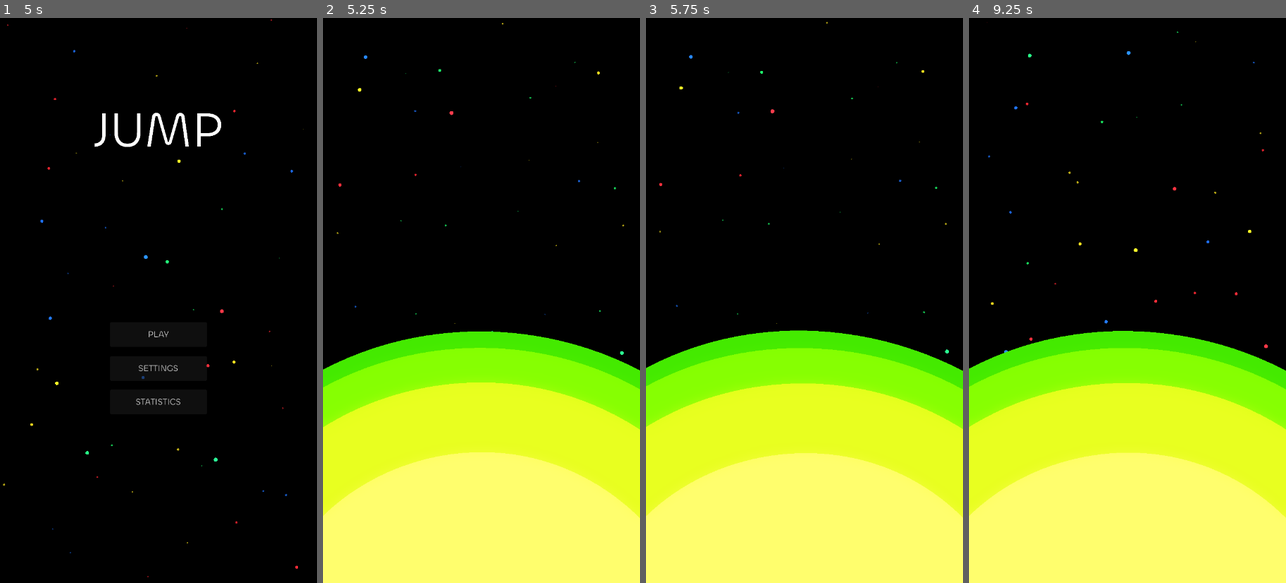
Above: before the commit, frames 1-4 (left to right).
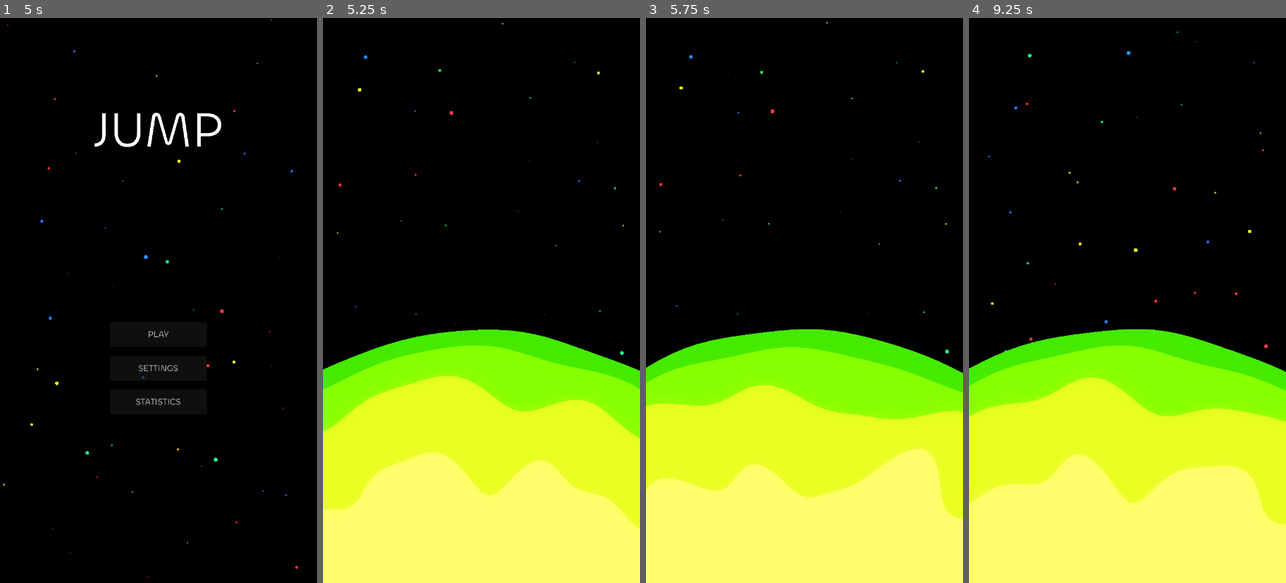
Above: after the commit, the same moments.

Repository: ganbay/jump-game
Game: Godot game, scene res://scenes/main_menu.tscn
Two runs of this game, one before a commit and one after it. Both use one fixed random seed, a clock stepped at 60 frames per second and the inputs below. Sound files missing from this copy of the repository are replaced by a short silence.
Inputs (mouse positions are in pixels of both pictures, inside the frame that each line leads up to):
- Up to frame 1 (5 s): click "SETTINGS" at 0.5 s; click "CHARACTER: BLOB" at 1.25 s; click "CHARACTER: PLASMA" at 2 s; click "TRAIL: ON" at 2.75 s; click "TRAIL: OFF" at 3.5 s; click "BACK" at 4.25 s
- Up to frame 2 (5.25 s): click "PLAY" at 5 s
- Up to frame 3 (5.75 s): no input
- Up to frame 4 (9.25 s): tap Enter at 5.75 s; move the mouse to (1197, 272) at 5.77 s; hold Right (ui_right) 5.78-6.5 s; click (1197, 272) at 5.92 s; tap Space at 6.02, 6.32 s; drag from (1064, 328) to (1022, 170) at 6.52 s; move the mouse to (1159, 176) at 7.27 s; hold Right (ui_right) 7.28-8 s; drag from (1111, 413) to (1022, 447) at 8.02 s; click "RESTART" at 8.75 s

Frame 1 is identical in both runs. In frame 2, 4.3% of the frame differs, in the area x 0-100%, y 55-91%; in frame 3, 6.8%, in the area x 0-100%, y 55-89%; in frame 4, 5.1%.

Commit message:
intro animation improvements, other improvements

Diff:
--- a/project.godot
+++ b/project.godot
@@ -12,10 +12,8 @@
 
 config/name="JUMP"
 run/main_scene="res://scenes/main_menu.tscn"
-; Phones with 90/120 Hz panels otherwise render at panel rate, doubling GPU
-; cost for a game that only needs 60. Raise once the frame budget allows it.
+config/features=PackedStringArray("4.7", "Mobile")
 run/max_fps=60
-config/features=PackedStringArray("4.7", "Mobile")
 config/icon="res://icon.svg"
 
 [autoload]
@@ -29,8 +27,6 @@
 
 window/size/viewport_width=720
 window/size/viewport_height=1280
-; "viewport" renders at 720x1280 and upscales, instead of rendering the whole
-; glow/HDR pipeline at the phone's native resolution (often 1080x2400+).
 window/stretch/mode="viewport"
 window/stretch/aspect="expand"
 window/handheld/orientation=1
--- a/scenes/main.tscn
+++ b/scenes/main.tscn
@@ -7,6 +7,7 @@
 [ext_resource type="PackedScene" path="res://scenes/background_particles.tscn" id="5_bgparticles"]
 [ext_resource type="Script" path="res://scripts/intro.gd" id="6_intro"]
 [ext_resource type="Script" path="res://scripts/plasma_blob.gd" id="7_plasma"]
+[ext_resource type="Script" path="res://scripts/streak_embers.gd" id="8_embers"]
 
 [sub_resource type="Environment" id="Environment_neon"]
 background_mode = 3
@@ -68,16 +69,18 @@
 horizontal_alignment = 1
 
 [node name="StreakLabel" type="Label" parent="UI" unique_id=98542863]
-anchors_preset = 5
-anchor_left = 0.5
-anchor_right = 0.5
-offset_left = -150.0
-offset_top = 60.0
-offset_right = 150.0
-offset_bottom = 92.0
+anchors_preset = -1
+anchor_top = 0.25
+anchor_bottom = 0.25
+offset_left = 24.0
+offset_top = -22.0
+offset_right = 344.0
+offset_bottom = 22.0
 theme_override_colors/font_color = Color(0.3, 1, 0.55, 1)
-theme_override_font_sizes/font_size = 22
-horizontal_alignment = 1
+theme_override_font_sizes/font_size = 30
+
+[node name="StreakEmbers" type="Node2D" parent="UI"]
+script = ExtResource("8_embers")
 
 [node name="BestLabel" type="Label" parent="UI" unique_id=164017624]
 offset_left = 24.0
@@ -88,19 +91,6 @@
 theme_override_font_sizes/font_size = 18
 text = "BEST 0"
 
-[node name="SpeedLabel" type="Label" parent="UI"]
-anchors_preset = -1
-anchor_left = 1.0
-anchor_right = 1.0
-offset_left = -220.0
-offset_top = 74.0
-offset_right = -24.0
-offset_bottom = 106.0
-theme_override_colors/font_color = Color(0.55, 1.9, 2.3, 1)
-theme_override_font_sizes/font_size = 24
-text = "0"
-horizontal_alignment = 2
-
 [node name="PauseButton" type="Button" parent="UI" unique_id=330226251]
 anchors_preset = 1
 anchor_left = 1.0
--- a/scripts/game.gd
+++ b/scripts/game.gd
@@ -13,7 +13,7 @@
 @onready var controls_button: Button = $UI/PausePanel/ControlsButton
 @onready var intro: IntroSequence = $IntroSequence
 @onready var spawner: Node2D = $PlatformSpawner
-@onready var speed_label: Label = $UI/SpeedLabel
+@onready var embers: StreakEmbers = $UI/StreakEmbers
 
 const PUNCH_GLOW_BONUS := 0.7
 const BURST_COLOR := Color(1.15, 1.15, 1.2)
@@ -21,6 +21,21 @@
 const STREAK_SCALE_STEP := 0.1
 const STREAK_SCALE_CAP := 10
 const VIBRATE_AMOUNT := 8.0
+## Each streak snaps the counter up to this scale, then it springs back to
+## normal before the next one -- a punch per streak rather than a size that
+## creeps up and stays there.
+const STREAK_PUNCH_BASE := 1.35
+const STREAK_PUNCH_STEP := 0.09
+## The punch is held briefly before it springs back, because an elastic ease
+## alone reaches its target in ~0.1s -- too fast to actually read as "bigger".
+const STREAK_HOLD_TIME := 0.10
+const STREAK_SETTLE_TIME := 0.40
+const STREAK_SHAKE_BASE := 11.0
+const STREAK_SHAKE_STEP := 2.6
+## Pixels of shake bled off per second.
+const STREAK_SHAKE_DECAY := 48.0
+const STREAK_BURST_EMBERS := 7
+
 const HUD_DROP_HEIGHT := 240.0
 const HUD_DROP_TIME := 0.55
 const HUD_DROP_STAGGER := 0.07
@@ -29,6 +44,20 @@
 ## speed can actually carry the character. Derived from the speed rather than
 ## fixed, so retuning the intro's flight cannot make the opening unlandable.
 @export var intro_platform_lead: float = 0.76
+
+@export_group("Camera Shake")
+## Shake ramps in between these speeds. A normal jump is 900 and a boosted one
+## 1300, so ordinary hops stay steady and only the launch and high-streak jumps
+## rattle the frame. Cruise speed out of the star is 2600.
+##
+## Measured against climbing speed alone, so falling never shakes: the frame
+## punches on the launch and settles as the arc flattens out.
+@export var shake_start_speed: float = 1000.0
+@export var shake_full_speed: float = 2600.0
+## Shake actually seen, in screen pixels, at full ramp. Divided by zoom on the
+## way out, so it stays the same visual size whether the intro is zoomed out or
+## gameplay is at 1:1.
+@export var shake_max_px: float = 10.0
 
 var score: int = 0
 var max_height: float = 0.0
@@ -40,11 +69,20 @@
 var _score_base_position: Vector2
 var _streak_base_position: Vector2
 var _shown_score: int = -1
-var _shown_speed: int = 999999
 ## Height gained on the launch burst is free, so scoring is measured from where
 ## that burst tops out rather than from the launch point.
 var _score_origin_y: float = 0.0
 var _burst_climbing: bool = false
+const SHAKE_SMOOTHING := 0.45
+## Lerping toward a fresh random target each frame low-passes it, so the
+## excursion actually reached averages ~0.39x the target amplitude -- the
+## steady state of a first-order filter driven by uniform noise. Dividing that
+## back out is what makes shake_max_px mean the pixels you actually see.
+const SHAKE_RESPONSE := 0.39
+
+var _shake: Vector2 = Vector2.ZERO
+var _streak_shake: float = 0.0
+var _streak_tween: Tween
 var _hud_nodes: Array[Control] = []
 var _hud_home: Array[Vector2] = []
 var _death_margin: float = 720.0
@@ -57,9 +95,14 @@
 	_score_base_position = score_label.position
 	_streak_base_position = streak_label.position
 	_death_margin = get_viewport_rect().size.y / 2.0 + 80.0
-	_hud_nodes = [score_label, streak_label, best_label, speed_label, pause_button]
+	_hud_nodes = [score_label, streak_label, best_label, pause_button]
 	for node in _hud_nodes:
 		_hud_home.append(node.position)
+	embers.position = _streak_base_position + Vector2(10.0, streak_label.size.y * 0.85)
+	embers.width = streak_label.size.x * 0.55
+	# Shed from the counter itself, so they take the counter's colour rather
+	# than the character's. It is a fixed scene value, not a user setting.
+	embers.color = streak_label.get_theme_color("font_color")
 	_update_controls_label()
 	_apply_visual_settings()
 	Settings.visual_settings_changed.connect(_apply_visual_settings)
@@ -167,7 +210,11 @@
 	cfg.set_value("scores", "high_score", high_score)
 	cfg.save(SAVE_PATH)
 
-func _process(_delta: float) -> void:
+func _process(delta: float) -> void:
+	_decay_streak_shake(delta)
+	# Ahead of the early return: the launch out of the star happens while the
+	# intro still owns the camera, and that is the shake most worth seeing.
+	_apply_camera_shake()
 	if is_game_over or is_intro:
 		return
 	camera.global_position.y = min(camera.global_position.y, player.global_position.y)
@@ -178,7 +225,6 @@
 			_burst_climbing = false  # apex of the launch; the run scores from here
 	max_height = max(max_height, _score_origin_y - camera.global_position.y)
 	score = int(max_height / 10.0)
-	_update_speed_readout()
 	# Assigning Label.text re-shapes the text server run even when the string is
 	# identical, so only touch it when the number actually moved.
 	if score != _shown_score:
@@ -187,27 +233,60 @@
 	if player.global_position.y > camera.global_position.y + _death_margin:
 		_game_over()
 
-## Positive climbing, negative falling -- the sign is flipped from engine space,
-## where +y points down. Quantised to 10 so the label is not re-shaped on every
-## single frame; assigning Label.text rebuilds the text server run each time.
-func _update_speed_readout() -> void:
-	var shown := roundi(-player.velocity.y / 10.0) * 10
-	if shown != _shown_speed:
-		_shown_speed = shown
-		speed_label.text = str(shown)
-
-func _on_player_landed(platform: Node, counts: bool, streak: int) -> void:
+func _decay_streak_shake(delta: float) -> void:
+	if _streak_shake <= 0.0:
+		return
+	_streak_shake = maxf(_streak_shake - STREAK_SHAKE_DECAY * delta, 0.0)
+	if _streak_shake <= 0.0:
+		streak_label.position = _streak_base_position
+		return
+	streak_label.position = _streak_base_position + Vector2(
+		randf_range(-_streak_shake, _streak_shake), randf_range(-_streak_shake, _streak_shake))
+
+## Rattles the frame in proportion to how fast the character is moving. The
+## offset is lerped rather than snapped so it reads as a rumble, not a buzz.
+func _apply_camera_shake() -> void:
+	var span := maxf(shake_full_speed - shake_start_speed, 1.0)
+	var climb := maxf(-player.velocity.y, 0.0)
+	var ramp := clampf((climb - shake_start_speed) / span, 0.0, 1.0)
+	var amount := ramp * shake_max_px / SHAKE_RESPONSE
+	_shake = _shake.lerp(
+		Vector2(randf_range(-amount, amount), randf_range(-amount, amount)), SHAKE_SMOOTHING)
+	camera.offset = _shake / maxf(camera.zoom.y, 0.001)
+
+func _on_player_landed(platform: Node, boosted: bool, streak: int) -> void:
 	run_max_streak = maxi(run_max_streak, streak)
-	streak_label.text = "STREAK x%d" % streak if streak > 1 else ""
-	var target_scale := 1.0 + STREAK_SCALE_STEP * clampi(streak, 0, STREAK_SCALE_CAP)
-	_grow_to(score_label, target_scale)
-	_grow_to(streak_label, target_scale)
-	if counts:
+	var label := "STREAK x%d" % streak if streak > 1 else ""
+	if label != streak_label.text:
+		streak_label.text = label
+	_grow_to(score_label, 1.0 + STREAK_SCALE_STEP * clampi(streak, 0, STREAK_SCALE_CAP))
+	embers.set_streak(streak)
+	# Only a landing that actually extends the streak punches the counter --
+	# ordinary jumps leave it sitting still.
+	if boosted and streak > 1:
+		_punch_streak(streak)
+	if boosted:
 		_spawn_burst(platform)
 		_camera_punch()
 		_glow_pulse(Settings.glow_strength + PUNCH_GLOW_BONUS)
 		_vibrate(score_label, _score_base_position)
-		_vibrate(streak_label, _streak_base_position)
+
+## Snaps the counter up and shakes it, then lets it spring back to normal size
+## so the next streak has somewhere to punch from.
+func _punch_streak(streak: int) -> void:
+	var tier := clampi(streak, 0, STREAK_SCALE_CAP)
+	# Left-aligned text, so it grows rightward from its left edge rather than
+	# sliding sideways as it scales.
+	streak_label.pivot_offset = Vector2(0.0, streak_label.size.y * 0.5)
+	streak_label.scale = Vector2.ONE * (STREAK_PUNCH_BASE + STREAK_PUNCH_STEP * tier)
+	if _streak_tween != null and _streak_tween.is_valid():
+		_streak_tween.kill()
+	_streak_tween = create_tween()
+	_streak_tween.tween_interval(STREAK_HOLD_TIME)
+	_streak_tween.tween_property(streak_label, "scale", Vector2.ONE, STREAK_SETTLE_TIME) \
+		.set_trans(Tween.TRANS_BACK).set_ease(Tween.EASE_OUT)
+	_streak_shake = STREAK_SHAKE_BASE + STREAK_SHAKE_STEP * float(tier)
+	embers.burst(STREAK_BURST_EMBERS)
 
 func _spawn_burst(platform: Node) -> void:
 	var burst := preload("res://scenes/landing_burst.tscn").instantiate()
--- a/scripts/intro.gd
+++ b/scripts/intro.gd
@@ -28,11 +28,11 @@
 ## is dimmest at its edge, where you look through more of its atmosphere, and
 ## white-hot at the centre.
 const STAR_BANDS := [
-	{"r": 1.00, "phase": 0.0, "tint": 0.40, "white": Color(0, 0, 0), "a": 1.0, "churn": 1.0, "drift": 0.0},
-	{"r": 0.95, "phase": 0.7, "tint": 0.70, "white": Color(0.04, 0.04, 0.03), "a": 1.0, "churn": 1.0, "drift": 0.0},
-	{"r": 0.85, "phase": 1.4, "tint": 1.10, "white": Color(0.14, 0.14, 0.10), "a": 1.0, "churn": 1.0, "drift": 0.0},
-	{"r": 0.65, "phase": 2.1, "tint": 1.70, "white": Color(0.45, 0.45, 0.34), "a": 1.0, "churn": 1.0, "drift": 0.0},
-	{"r": 0.25, "phase": 2.8, "tint": 2.20, "white": Color(1.50, 1.50, 1.20), "a": 1.0, "churn": 1.0, "drift": 0.02},
+	{"r": 1.00, "phase": 0.0, "tint": 0.40, "white": Color(0, 0, 0), "a": 1.0, "churn": 0.15, "drift": 0.0},
+	{"r": 0.95, "phase": 0.7, "tint": 0.70, "white": Color(0.04, 0.04, 0.03), "a": 1.0, "churn": 0.30, "drift": 0.004},
+	{"r": 0.85, "phase": 1.4, "tint": 1.10, "white": Color(0.14, 0.14, 0.10), "a": 1.0, "churn": 1.30, "drift": 0.008},
+	{"r": 0.65, "phase": 2.1, "tint": 1.70, "white": Color(0.45, 0.45, 0.34), "a": 1.0, "churn": 2.60, "drift": 0.014},
+	{"r": 0.25, "phase": 2.8, "tint": 2.20, "white": Color(1.50, 1.50, 1.20), "a": 1.0, "churn": 3.20, "drift": 0.022},
 ]
 
 @export_group("Star")
@@ -43,10 +43,21 @@
 @export var sun_segments: int = 160
 ## The star's limb should read as a hard circle, so it deforms far less than the
 ## character does, and churns slowly -- something this large should not look busy.
-@export var sun_wobble: float = 0.004
-@export var sun_flare: float = 0.0
+@export var sun_wobble: float = 0.030
+@export var sun_flare: float = 0.020
+@export var sun_turbulence: float = 0.022
 @export var sun_breathe: float = 0.006
-@export var sun_speed: float = 0.6
+@export var sun_speed: float = 0.9
+
+@export_group("Eruption")
+## A solar flare tears the surface open and throws the character clear of it.
+## Peaks exactly on the launch beat, so the character emerges out of the burst.
+@export var eruption_lead: float = 0.4
+@export var eruption_fade: float = 0.8
+@export var eruption_size: float = 950.0
+@export var eruption_spikes: int = 13
+## Fan width of the tongues of plasma, in radians.
+@export var eruption_spread: float = 2.3
 
 @export_group("Flight")
 ## The speed the ejection settles at, and the exact speed the character is
@@ -107,6 +118,7 @@
 	_sun.segments = sun_segments
 	_sun.wobble = sun_wobble
 	_sun.flare = sun_flare
+	_sun.turbulence = sun_turbulence
 	_sun.breathe = sun_breathe
 	_sun.speed = sun_speed
 	_sun.color = Settings.player_color
@@ -202,6 +214,46 @@
 	queue_free()
 
 func _draw() -> void:
+	_draw_eruption()
+	_draw_tail()
+
+## Solar flare at the launch point. Brightness peaks exactly on the launch beat
+## while the size keeps growing, so the burst is still opening outward as the
+## character clears it rather than already collapsing.
+func _draw_eruption() -> void:
+	var span := eruption_lead + eruption_fade
+	var age := (_t - (sun_time - eruption_lead)) / span
+	if age <= 0.0 or age >= 1.0:
+		return
+	var peak := eruption_lead / span
+	var strength: float = age / peak if age < peak else (1.0 - age) / (1.0 - peak)
+	strength = clampf(strength, 0.0, 1.0)
+	var size := eruption_size * (0.25 + 0.75 * age)
+	var base := _sun.color
+
+	var halo := base * 0.9
+	halo.a = 0.22 * strength
+	draw_circle(_launch, size * 0.62, halo)
+
+	var tongue := Color(base.r * 1.1 + 1.1, base.g * 1.1 + 1.1, base.b * 1.1 + 0.85, 0.80 * strength)
+	for i in range(eruption_spikes):
+		var f := float(i) / float(maxi(eruption_spikes - 1, 1))
+		var a := -PI * 0.5 + (f - 0.5) * eruption_spread
+		# Deterministic per-tongue variation, so the flare does not reshuffle
+		# itself every frame the way per-frame randomness would.
+		var n := sin(float(i) * 12.9898) * 43758.5453
+		var jitter: float = n - floor(n)
+		var length := size * (0.45 + 0.55 * jitter) * (0.86 + 0.14 * sin(_t * 6.0 + float(i)))
+		var dir := Vector2(cos(a), sin(a))
+		var wide := dir.orthogonal() * size * 0.085 * (0.5 + jitter * 0.5)
+		draw_polygon(PackedVector2Array([
+			_launch - wide, _launch + wide, _launch + dir * length,
+		]), PackedColorArray([tongue]))
+
+	var core := Color(base.r + 1.6, base.g + 1.6, base.b + 1.3, 0.9 * strength)
+	draw_circle(_launch, size * 0.26, core)
+
+func _draw_tail() -> void:
 	if _tail_fade <= 0.001:
 		return
 	var length := minf(tail_length, _head.distance_to(_launch))
--- a/scripts/plasma_blob.gd
+++ b/scripts/plasma_blob.gd
@@ -35,6 +35,11 @@
 ## Uniform radius pulse. Scales every point equally, so it keeps the shape
 ## alive without ever making it non-circular.
 @export var breathe: float = 0.03
+
+## High-frequency surface detail, on top of `wobble` / `flare`. Reads as
+## granulation boiling on a star's photosphere. Needs enough `segments` to
+## resolve 17 lobes; left at 0 for the character, whose 32 would alias.
+@export var turbulence: float = 0.0
 
 ## Global multipliers over every band's churn / drift. Drop these to calm the
 ## whole shape at once without editing the band table.
@@ -78,6 +83,8 @@
 			sin(a * 3.0 + _t * 1.7 + phase) * wobble
 			+ sin(a * 5.0 - _t * 2.3 + phase) * wobble * 0.55
 			+ sin(a * 7.0 + _t * 1.1 + phase) * flare
+			+ sin(a * 11.0 - _t * 3.1 + phase * 1.7) * turbulence
+			+ sin(a * 17.0 + _t * 4.3 + phase * 2.3) * turbulence * 0.6
 		) * deform_mul
 		pts[i] = centre + Vector2(cos(a), sin(a)) * (radius * scale_mul * breath * (1.0 + wob))
 	return pts
--- a/scripts/platform.gd
+++ b/scripts/platform.gd
@@ -7,6 +7,11 @@
 @export var move_speed: float = 110.0
 @export var boost_multiplier: float = 1.5
 @export var width: float = 90.0
+
+## A platform's boost can be claimed exactly once. Landing here again gives an
+## ordinary jump -- but a failed landing never spends it, so a streak broken on
+## this platform can still be restarted on this same platform.
+var boost_spent: bool = false
 
 var _dir: int = 1
 var _min_x: float
--- a/scripts/player.gd
+++ b/scripts/player.gd
@@ -52,7 +52,6 @@
 var streak: int = 0
 var last_press_ms: int = -999999
 var _last_pointer_x: float = 0.0
-var _last_platform: Node = null
 var _attempted_since_last_landing: bool = false
 var _viewport_width: float = 720.0
 ## Impact compression, 1.0 = fully squashed. Driven as a damped spring rather
@@ -196,21 +195,30 @@
 	var is_timed := Time.get_ticks_msec() - last_press_ms <= landing_window_ms
 	if area.has_method("should_land") and not area.should_land(is_timed):
 		return
-	var counts := is_timed and (not is_instance_valid(_last_platform) or area != _last_platform)
+	# The boost belongs to the platform, not to "wasn't the last one I touched":
+	# a mistimed landing spends nothing, so the next streak can start right here.
+	var boosted := is_timed and not _boost_spent(area)
 	is_fast_falling = false
 	if is_timed:
-		if counts:
+		if boosted:
 			streak += 1
+			_spend_boost(area)
 	elif _attempted_since_last_landing:
 		streak = 0
 	_attempted_since_last_landing = false
-	velocity.y = _boosted_jump_velocity() if is_timed else jump_velocity
-	_last_platform = area
-	_play_squash(is_timed)
+	velocity.y = _boosted_jump_velocity() if boosted else jump_velocity
+	_play_squash(boosted)
 	Audio.set_streak(streak)
 	if area.has_method("on_landed"):
-		area.on_landed(self, is_timed)
-	landed.emit(area, counts, streak)
+		area.on_landed(self, boosted)
+	landed.emit(area, boosted, streak)
+
+func _boost_spent(area: Node) -> bool:
+	return area is Platform and area.boost_spent
+
+func _spend_boost(area: Node) -> void:
+	if area is Platform:
+		area.boost_spent = true
 
 func _boosted_jump_velocity() -> float:
 	return boost_jump_velocity * (1.0 + streak_jump_step * clampi(streak, 0, streak_jump_cap))
--- /dev/null
+++ b/scripts/streak_embers.gd
@@ -0,0 +1,102 @@
+extends Node2D
+class_name StreakEmbers
+
+## Embers shedding from under the streak counter, in the same language as the
+## character's own trail: fragments that fall away, shrink and cool. Rate and
+## size climb with the streak, so a long run visibly drips harder.
+##
+## Lives in the UI CanvasLayer, so this is screen space -- it does not move with
+## the camera. Fixed-size ring of packed arrays: no per-ember nodes, no
+## allocation while running.
+
+@export var width: float = 190.0
+@export var lifetime: float = 0.95
+@export var start_radius: float = 5.0
+## Downward pull, so embers accelerate away rather than drifting evenly.
+@export var gravity: float = 240.0
+@export var sideways: float = 34.0
+@export var max_embers: int = 56
+## Embers per second at streak 1, and how much each further streak adds.
+@export var base_rate: float = 7.0
+@export var rate_per_streak: float = 4.5
+@export var rate_cap: float = 46.0
+
+var color: Color = Color.WHITE
+
+var _pos: PackedVector2Array = PackedVector2Array()
+var _vel: PackedVector2Array = PackedVector2Array()
+var _age: PackedFloat32Array = PackedFloat32Array()
+var _size: PackedFloat32Array = PackedFloat32Array()
+var _next: int = 0
+var _accum: float = 0.0
+var _rate: float = 0.0
+var _streak: int = 0
+var _was_empty: bool = true
+
+func _ready() -> void:
+	_pos.resize(max_embers)
+	_vel.resize(max_embers)
+	_age.resize(max_embers)
+	_size.resize(max_embers)
+	for i in range(max_embers):
+		_age[i] = lifetime  # at or past lifetime means a free slot
+
+## Streak of 0 or 1 shuts the emitter off, matching when the label itself is blank.
+func set_streak(streak: int) -> void:
+	_streak = streak
+	if streak > 1:
+		_rate = minf(base_rate + rate_per_streak * float(streak - 1), rate_cap)
+	else:
+		_rate = 0.0
+
+## A handful thrown at once when the streak ticks up, so the counter punches
+## rather than just raising its background rate.
+func burst(count: int) -> void:
+	for i in range(count):
+		_emit()
+
+func _process(delta: float) -> void:
+	var alive := 0
+	for i in range(max_embers):
+		if _age[i] >= lifetime:
+			continue
+		_age[i] += delta
+		_vel[i].y += gravity * delta
+		_pos[i] += _vel[i] * delta
+		alive += 1
+	if _rate > 0.0:
+		_accum += delta * _rate
+		while _accum >= 1.0:
+			_accum -= 1.0
+			_emit()
+			alive += 1
+	else:
+		_accum = 0.0
+	if alive > 0 or not _was_empty:
+		queue_redraw()
+	_was_empty = alive == 0
+
+func _emit() -> void:
+	var i := _next
+	_next = (_next + 1) % max_embers
+	_pos[i] = Vector2(randf_range(0.0, width), randf_range(-4.0, 4.0))
+	_vel[i] = Vector2(randf_range(-sideways, sideways), randf_range(10.0, 60.0))
+	_age[i] = 0.0
+	_size[i] = randf_range(0.5, 1.0)
+
+func _draw() -> void:
+	for i in range(max_embers):
+		var age := _age[i]
+		if age >= lifetime:
+			continue
+		var t := age / lifetime
+		var fade := (1.0 - t) * (1.0 - t)
+		var r := start_radius * _size[i] * (1.0 - t * 0.6)
+		if r <= 0.2:
+			continue
+		var halo := color * 0.9
+		halo.a = fade * 0.28
+		draw_circle(_pos[i], r * 1.8, halo)
+		var body := color
+		body.a = fade * 0.85
+		draw_circle(_pos[i], r, body)
Not shown, changed: addons/godot_ai/client_configurator.gd
Not shown, changed: addons/godot_ai/dock_panels/port_picker_panel.gd
Not shown, changed: addons/godot_ai/handlers/physics_shape_handler.gd
Not shown, changed: addons/godot_ai/handlers/test_handler.gd
Not shown, changed: addons/godot_ai/mcp_dock.gd
Not shown, changed: addons/godot_ai/plugin.cfg
Not shown, changed: addons/godot_ai/plugin.gd
Not shown, changed: addons/godot_ai/utils/server_lifecycle.gd
Not shown, changed: addons/godot_ai/utils/server_version_check.gd
Not shown, added: scripts/streak_embers.gd.uid
